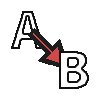
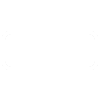
Before/after of a (100, 100) layered artwork. What changed in the layer stack:
removed layer "B" over [59, 51, 89, 89]
added layer "Rectangle 2" above "AB" over [65, 51, 68, 79]
renamed "A" to "AB", moved it above "Rectangle 1", painted on it over [11, 11, 60, 62]
renamed "Transform copie 2" to "Rectangle 1", painted on it over [2, 21, 98, 79]
